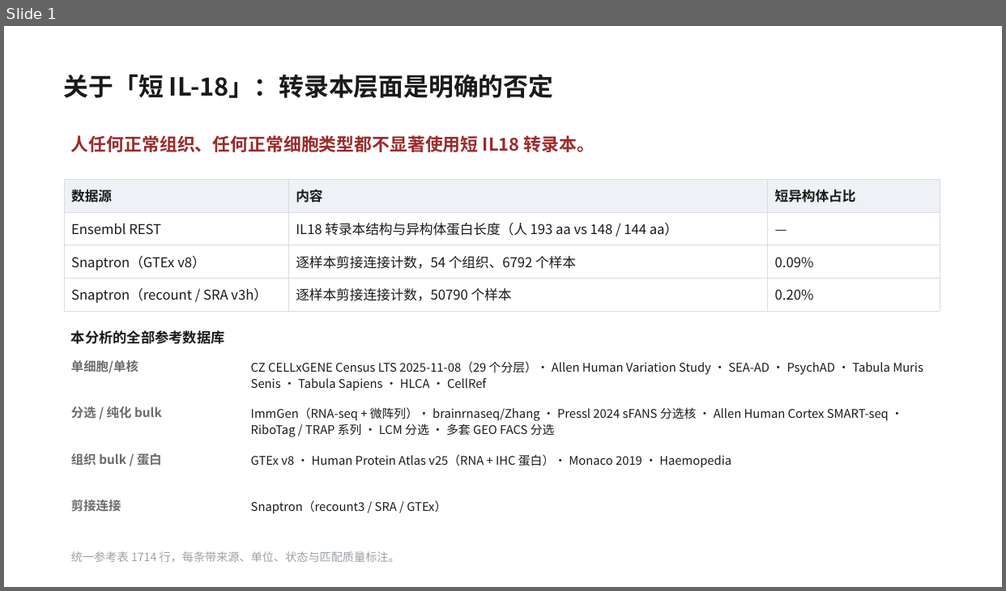
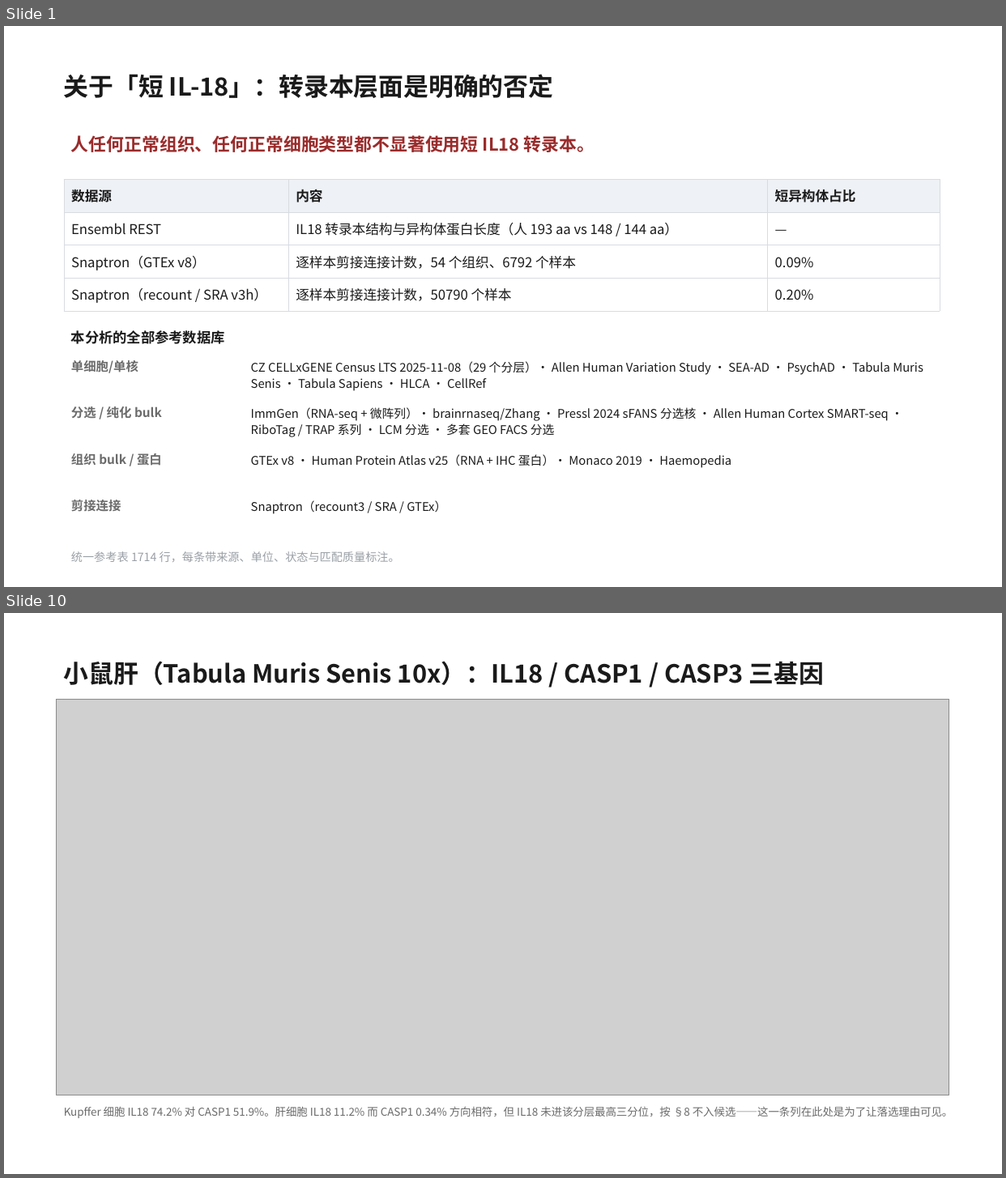
Before and after one commit to 7c96bzczcj-prog/aaa, a slide deck: il18_casp5organ/IL18_CASP_五器官筛选.pptx. Shown one above the other, each under a label of ours: slide 1 before the commit, slides 1 and 10 after it; the slides between them are not shown. The pictures are 1006x591 and 1006x1178 pixels, drawn with LibreOffice and Linux fonts; fonts in the diff are those of the drawing; grey boxes stand for pictures. Boxes give left, top, right and bottom in pixels: in the first picture for what was removed or moved away, otherwise in the second. Text is boxed around its words. In the diff, an @@ line names an element or a change of style, - is before the commit and + after.

```diff
--- a/il18_casp5organ/IL18_CASP_五器官筛选.pptx
+++ b/il18_casp5organ/IL18_CASP_五器官筛选.pptx
@@ slide 10 added at bbox=[4, 613, 1002, 1174], background #FFFFFF @@
@@ text added at bbox=[64, 661, 824, 685], 24 pt, text #1A1A1A, bold @@
+小鼠肝（Tabula Muris Senis 10x）：IL18 / CASP1 / CASP3 三基因
@@ picture added at bbox=[57, 699, 949, 1096] @@
@@ text added at bbox=[64, 1106, 953, 1118], 10.5 pt, text #6B6B6B @@
+Kupffer 细胞 IL18 74.2% 对 CASP1 51.9%。肝细胞 IL18 11.2% 而 CASP1 0.34% 方向相符，但 IL18 未进该分层最高三分位，按 §8 不入候选——这一条列在此处是为了让落选理由可见。
```
Also in this commit, not shown: 4 slides changed, 7 other slides added, 15 other files.
